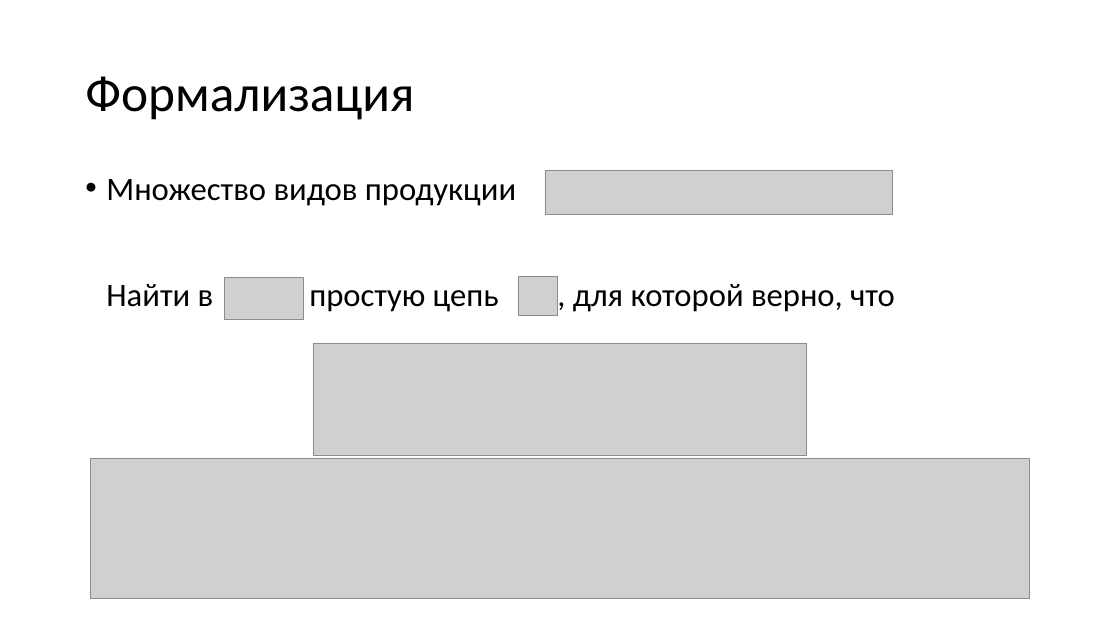
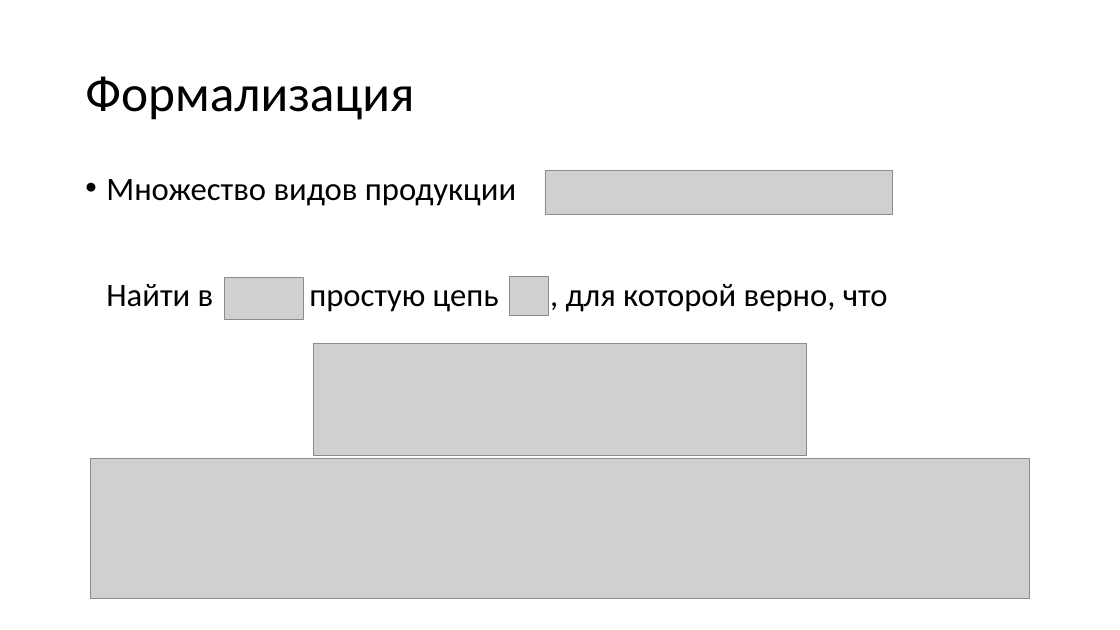
Before and after one commit to berezinant/cs_master, a slide deck: slide 5 of дипломы/Антон/магистр/presentation/berezin_diplom.pptx. Drawn at 1120x630 pixels with LibreOffice and Linux fonts; fonts in the diff are those of the drawing; grey boxes stand for pictures. Boxes give left, top, right and bottom in pixels: in the first picture for what was removed or moved away, otherwise in the second. Text is boxed around its words. In the diff, an @@ line names an element or a change of style, - is before the commit and + after.

```diff
--- a/дипломы/Антон/магистр/presentation/berezin_diplom.pptx
+++ b/дипломы/Антон/магистр/presentation/berezin_diplom.pptx
@@ text "Множество видов продукции Найти в ..." rewrapped from [106,179,895,312] to [106,179,888,312] @@
@@ picture: place and size @@
-picture at [519,276,559,315]
+picture at [510,276,549,315]
```
Also in this commit, not shown: 4 other slides changed, 1 slide added, 17 other files.
